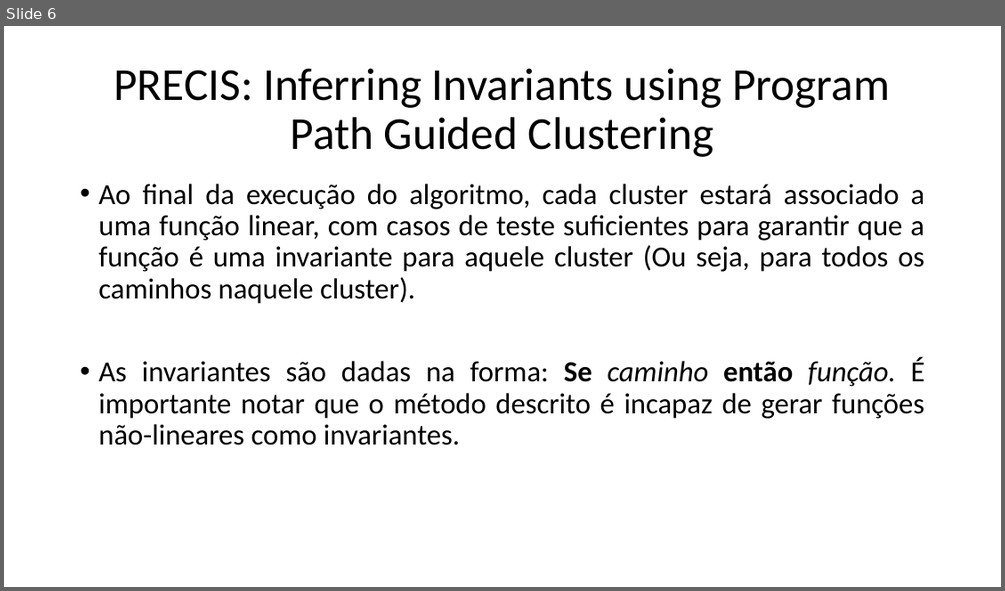
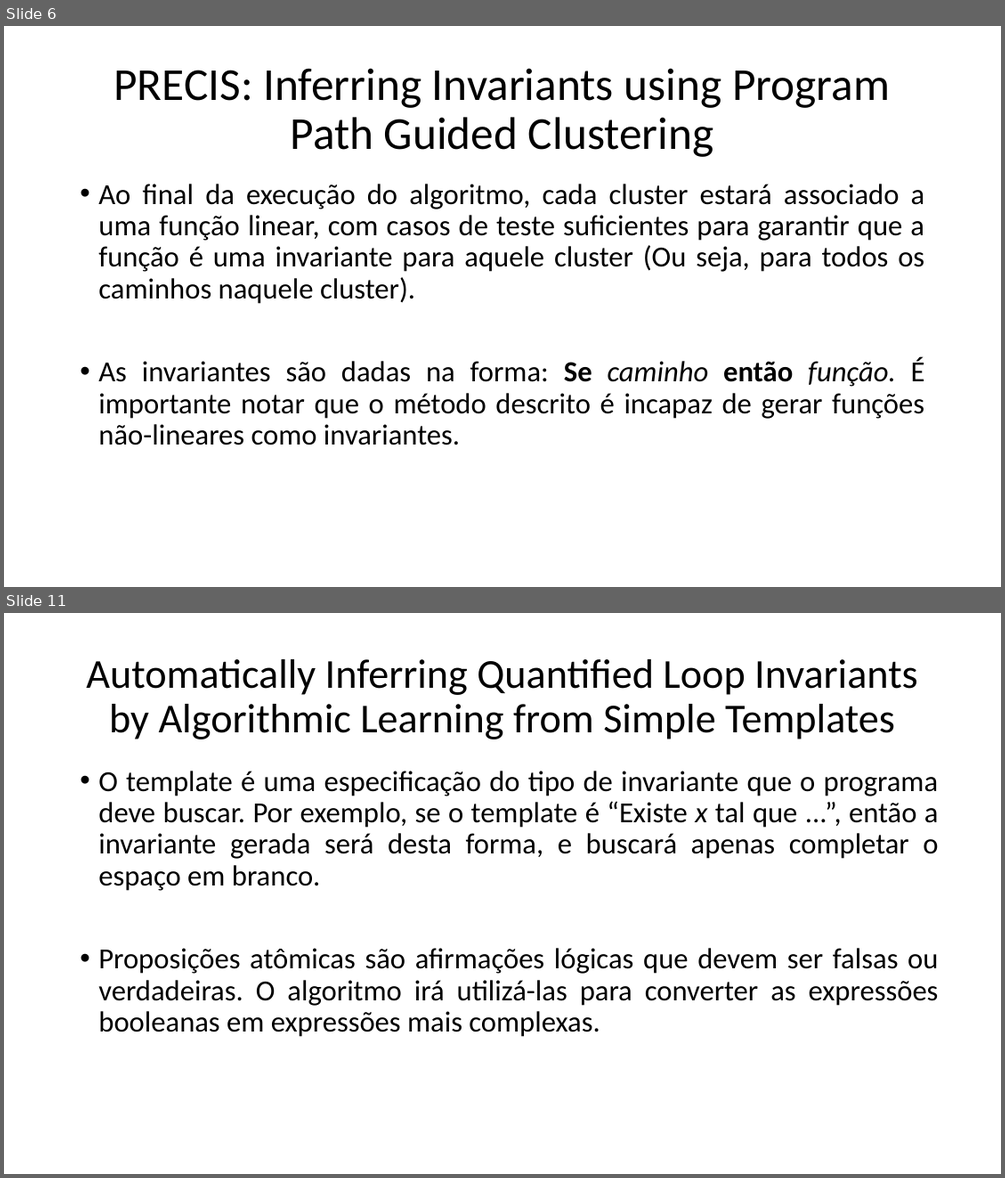
Before and after one commit to VictorDeluca/Atividades_TCC, a slide deck: Articles.pptx. Shown one above the other, each under a label of ours: slide 6 before the commit, slides 6 and 11 after it; the slides between them are not shown. The pictures are 1005x591 and 1005x1178 pixels, drawn with LibreOffice and Linux fonts; fonts in the diff are those of the drawing. Boxes give left, top, right and bottom in pixels: in the first picture for what was removed or moved away, otherwise in the second. Text is boxed around its words. In the diff, an @@ line names an element or a change of style, - is before the commit and + after.

```diff
--- a/Articles.pptx
+++ b/Articles.pptx
@@ slide 11 added at [4,613,1001,1174], background #FFFFFF @@
@@ title added at [86,659,918,739], 39.6 pt, text #000000 @@
+Automatically Inferring Quantified Loop Invariants by Algorithmic Learning from Simple Templates
@@ text added at [98,771,938,1037], 28 pt, text #000000 @@
+• O template é uma especificação do tipo de invariante que o programa deve buscar. Por exemplo, se o template é “Existe x tal que ...”, então a invariante gerada será desta forma, e buscará apenas completar o espaço em branco.
+• Proposições atômicas são afirmações lógicas que devem ser falsas ou verdadeiras. O algoritmo irá utilizá-las para converter as expressões booleanas em expressões mais complexas.
```
Also in this commit, not shown: 1 slide changed, 7 other slides added, 1 slide removed.
